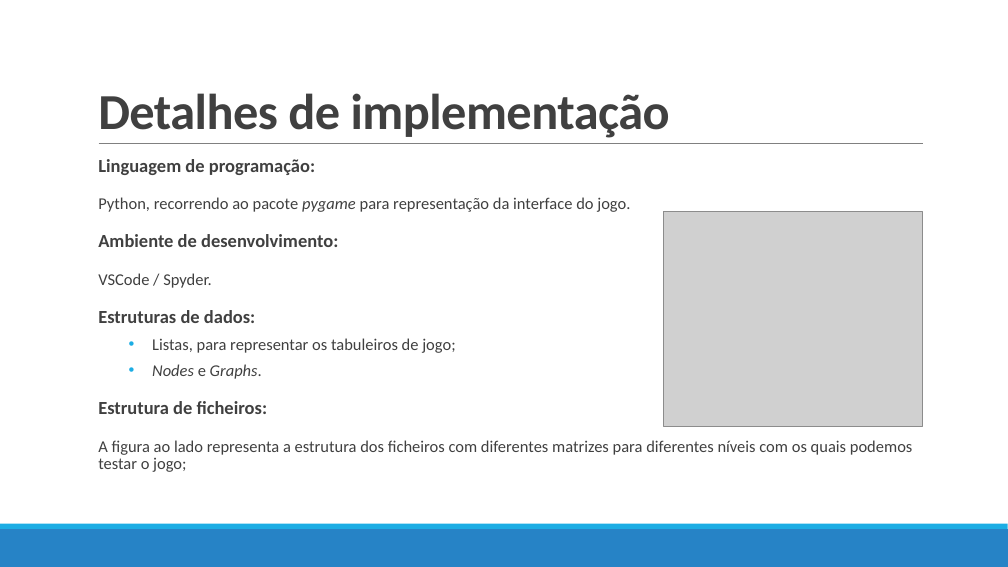
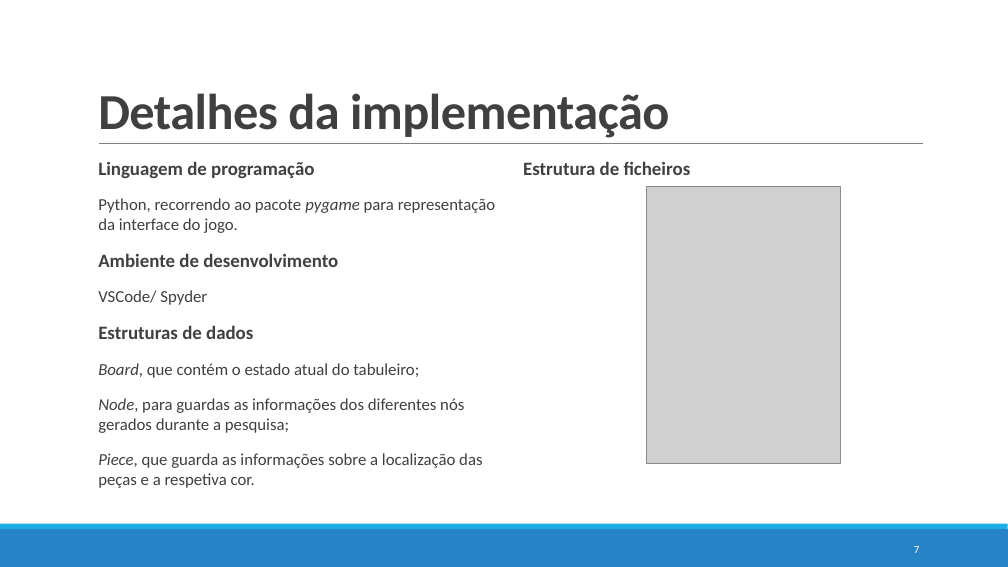
Before and after one commit to pedrovponte/IART-g39, a slide deck: slide 7 of docs/finalpresentation.pptx. Drawn at 1008x567 pixels with LibreOffice and Linux fonts; fonts in the diff are those of the drawing; grey boxes stand for pictures. Boxes give left, top, right and bottom in pixels: in the first picture for what was removed or moved away, otherwise in the second. Text is boxed around its words. In the diff, an @@ line names an element or a change of style, - is before the commit and + after.

```diff
--- a/docs/finalpresentation.pptx
+++ b/docs/finalpresentation.pptx
@@ title at [98, 93, 669, 138]: text changed @@
-Detalhes de implementação
+Detalhes da implementação
@@ text "Linguagem de programação" at [98, 161, 495, 488]: columns 1 to 2 @@
@@ text at [98, 161, 314, 178]: text changed; size 17.6 to 18 pt @@
-  Linguagem de programação:
+  Linguagem de programação
@@ text at [98, 198, 495, 233]: size 15.7 to 16 pt in "Python, recorrendo ao pacote pygame para representação ..."; line spacing 0.9 to 1; less space between paragraphs @@
@@ picture: place and size @@
-picture at [663, 212, 923, 426]
+picture at [647, 186, 841, 463]
@@ text at [98, 253, 482, 488]: text changed; size 15.7 to 16 pt @@
-  Ambiente de desenvolvimento:
-  VSCode / Spyder.
-  Estruturas de dados:
-  • Listas, para representar os tabuleiros de jogo;
-  • Nodes e Graphs.
-  Estrutura de ficheiros:
-  A figura ao lado representa a estrutura dos ficheiros com diferentes matrizes para diferentes níveis com os quais podemos testar o jogo;
+  Ambiente de desenvolvimento
+  VSCode/ Spyder
+  Estruturas de dados
+  Board, que contém o estado atual do tabuleiro;
+  Node, para guardas as informações dos diferentes nós gerados durante a pesquisa;
+  Piece, que guarda as informações sobre a localização das peças e a respetiva cor.
+  Estrutura de ficheiros
@@ page number added at [914, 546, 920, 553], 10.5 pt, text #FFFFFF @@
+7
```
Also in this commit, not shown: 18 other slides changed, 8 other files.
